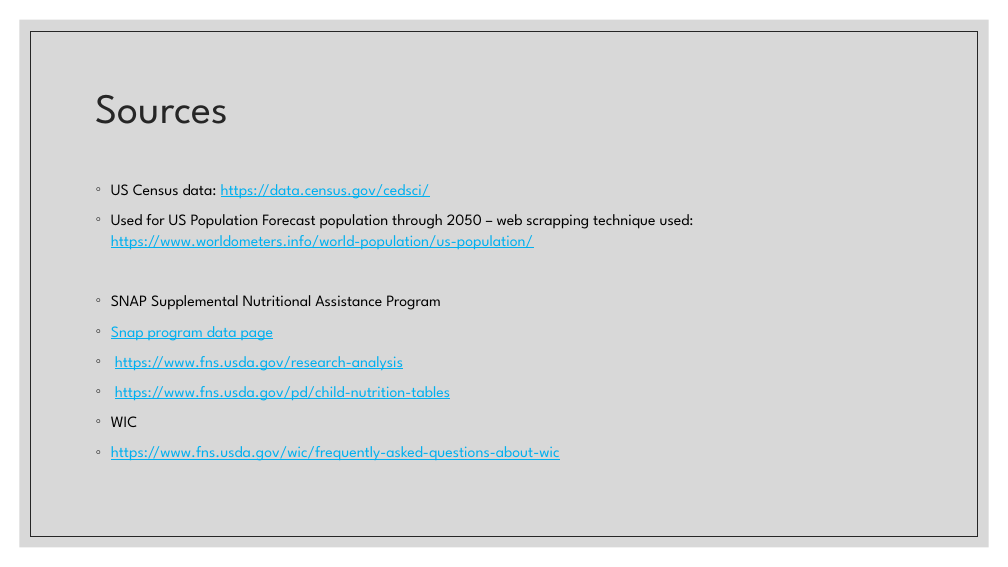
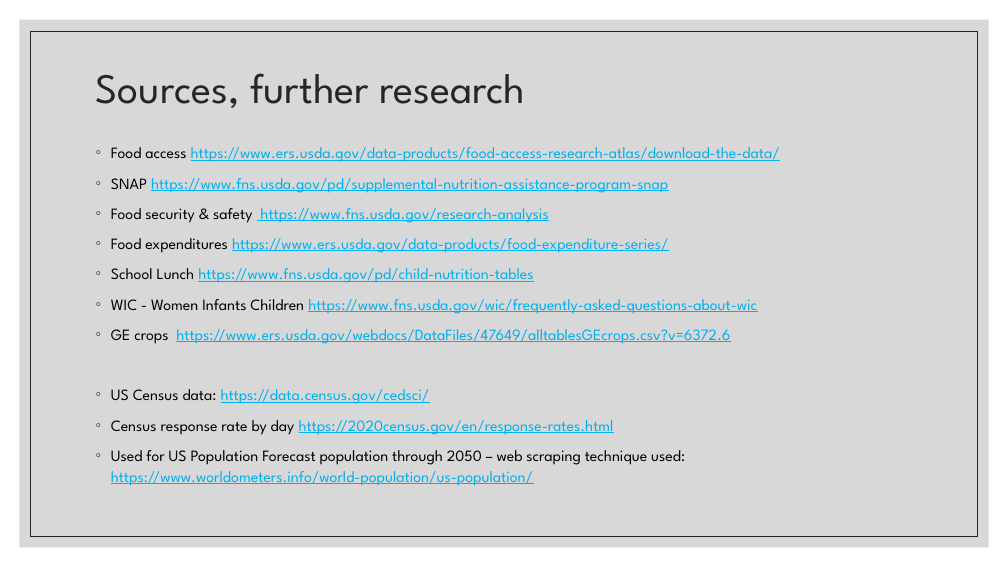
Before and after one commit to annrinTN/capstone_annrumsey, a slide deck: slide 13 of NSS Capstone Ann Rumsey.pptx (slide 21 before the commit). Drawn at 1008x567 pixels with LibreOffice and Linux fonts; fonts in the diff are those of the drawing. Boxes give left, top, right and bottom in pixels: in the first picture for what was removed or moved away, otherwise in the second. Text is boxed around its words. In the diff, an @@ line names an element or a change of style, - is before the commit and + after.

```diff
--- a/NSS Capstone Ann Rumsey.pptx
+++ b/NSS Capstone Ann Rumsey.pptx
@@ title at [96, 73, 526, 108]: text changed @@
-Sources
+Sources, further research
@@ text "Food access https://www.ers.usda.gov/data-products/food-acce ...": place and size @@
-text "Food access https://www.ers.usda.gov/data-products/food-acce ..." at [111, 184, 694, 461]
+text "Food access https://www.ers.usda.gov/data-products/food-acce ..." at [111, 147, 780, 486]
@@ text at [111, 147, 780, 344]: paragraphs added @@
+◦ Food access https://www.ers.usda.gov/data-products/food-access-research-atlas/download-the-data/
+◦ SNAP https://www.fns.usda.gov/pd/supplemental-nutrition-assistance-program-snap
+◦ Food security & safety https://www.fns.usda.gov/research-analysis
+◦ Food expenditures https://www.ers.usda.gov/data-products/food-expenditure-series/
+◦ School Lunch https://www.fns.usda.gov/pd/child-nutrition-tables
+◦ WIC - Women Infants Children https://www.fns.usda.gov/wic/frequently-asked-questions-about-wic
+◦ GE crops https://www.ers.usda.gov/webdocs/DataFiles/47649/alltablesGEcrops.csv?v=6372.6
@@ text at [111, 420, 685, 486]: text changed @@
-◦ Used for US Population Forecast population through 2050 – web scrapping technique used:
-  https://www.worldometers.info/world-population/us-population/
-◦ SNAP Supplemental Nutritional Assistance Program
-◦ Snap program data page
-◦ https://www.fns.usda.gov/research-analysis
-◦ https://www.fns.usda.gov/pd/child-nutrition-tables
-◦ WIC
-◦ https://www.fns.usda.gov/wic/frequently-asked-questions-about-wic
+◦ Census response rate by day https://2020census.gov/en/response-rates.html
+◦ Used for US Population Forecast population through 2050 – web scraping technique used:
+  https://www.worldometers.info/world-population/us-population/
```
Also in this commit, not shown: 5 other slides changed, 7 slides added, 15 slides removed, 8 other files.
